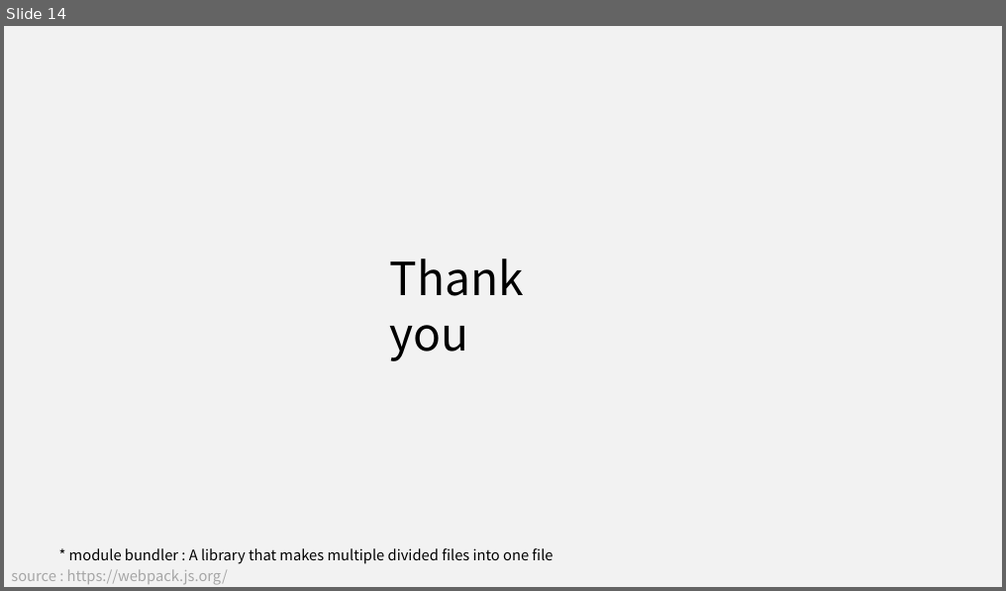
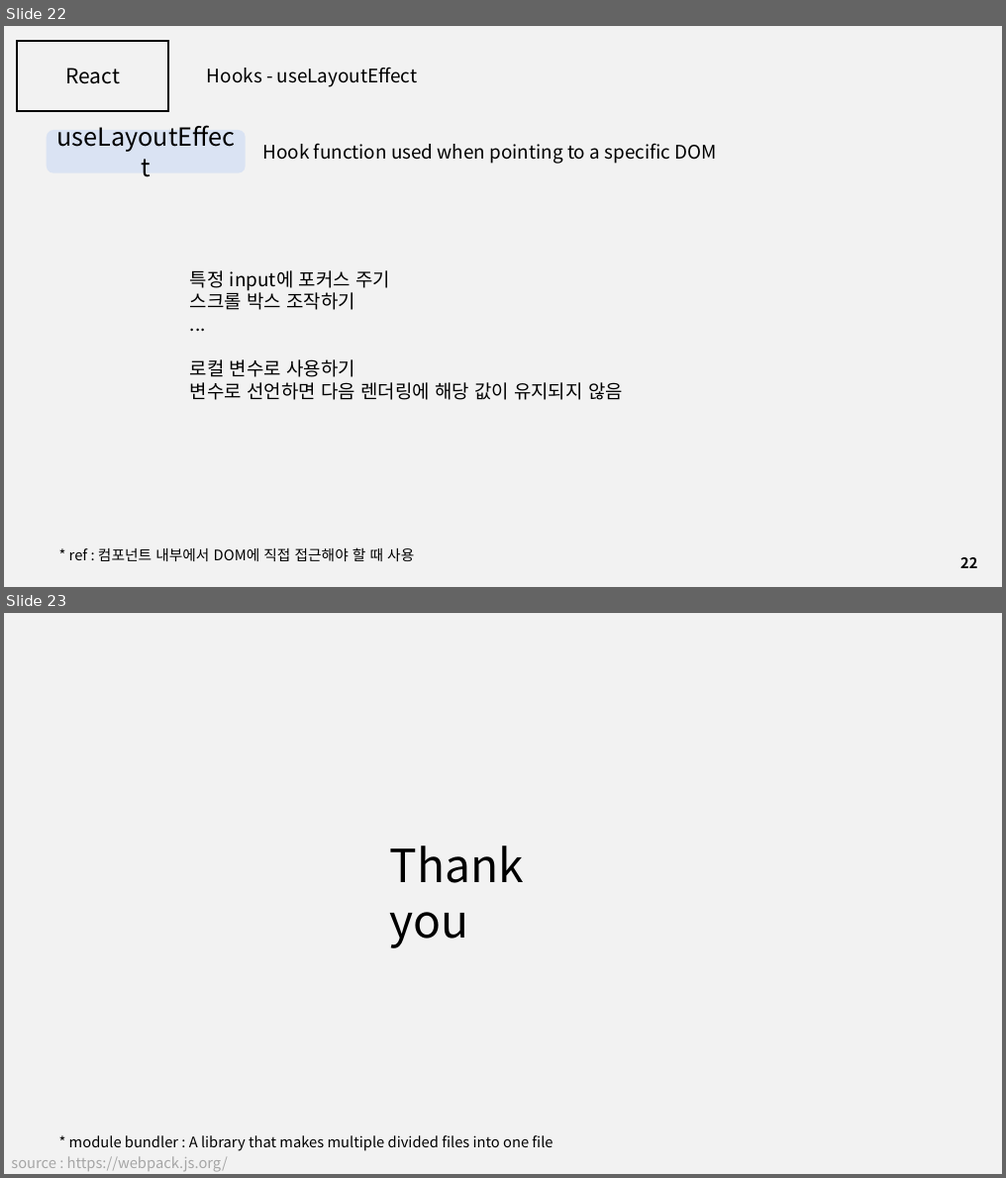
Before and after one commit to J3SUNG/Seminar, a slide deck: 210215_React_2.pptx. Shown one above the other, each under a label of ours: slide 14 before the commit, slides 22 and 23 after it. The pictures are 1006x591 and 1006x1178 pixels, drawn with LibreOffice and Linux fonts; fonts in the diff are those of the drawing. Boxes give left, top, right and bottom in pixels: in the first picture for what was removed or moved away, otherwise in the second. Text is boxed around its words. In the diff, an @@ line names an element or a change of style, - is before the commit and + after.

```diff
--- a/210215_React_2.pptx
+++ b/210215_React_2.pptx
@@ slide 22 added at [4,26,1002,587], background #F2F2F2 @@
@@ rectangle added at [17,41,168,110], outline #000000 2 pt @@
@@ text added at [65,68,120,84], 20 pt, text #000000 @@
+React
@@ text added at [207,67,418,87], 18 pt, text #000000 @@
+Hooks - useLayoutEffect
@@ rounded rectangle added at [47,130,246,174], fill #DAE3F3, 24 pt, text #000000 @@
+useLayoutEffect
@@ text added at [263,143,717,164], 18 pt, text #000000 @@
+Hook function used when pointing to a specific DOM
@@ text added at [190,271,623,400], 18 pt, text #000000 @@
+특정 input에 포커스 주기
+스크롤 박스 조작하기
+...
+로컬 변수로 사용하기
+변수로 선언하면 다음 렌더링에 해당 값이 유지되지 않음
@@ text added at [69,548,414,562], 14 pt, text #000000 @@
+* ref : 컴포넌트 내부에서 DOM에 직접 접근해야 할 때 사용
@@ page number added at [960,558,977,569], 14 pt, text #000000, bold @@
+22
@@ what was slide 14 is now slide 23 @@
```
Also in this commit, not shown: 5 slides changed, 8 other slides added, 1 other file.
